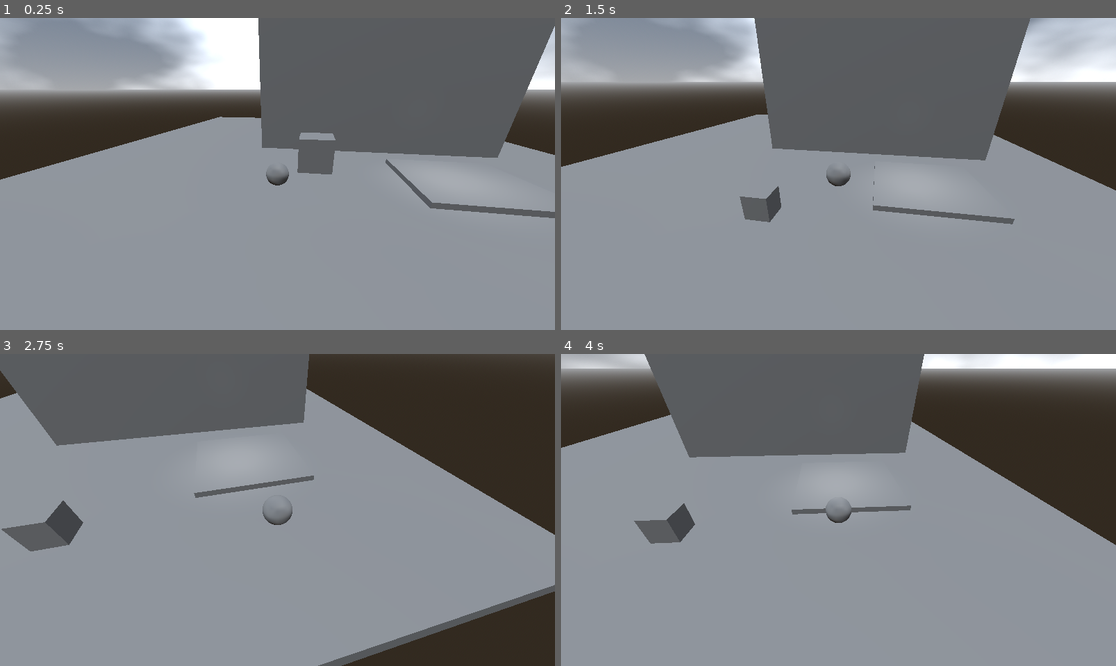
Above: before the commit, frames 1-4 (two rows, left to right).
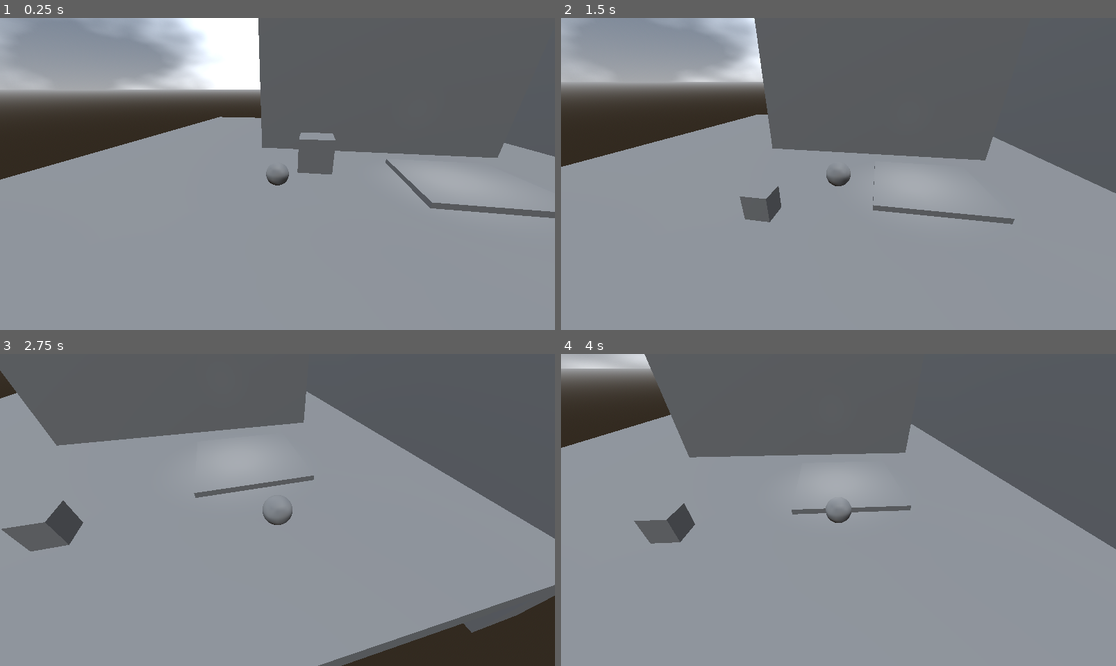
Above: after the commit, the same moments.

Repository: sjgillGit/GWJ-68
Game: Godot game, scene res://Scenes/3d_move_template.tscn
The game is run twice, just before and just after one commit, with the same random seed, the same clock (stepped at 60 frames per second) and the same inputs. The project has no main scene, so this scene is started directly.
Inputs:
- Up to frame 1 (0.25 s): no input
- Up to frame 2 (1.5 s): hold D (move_right) 0.53-1.28 s; tap Shift (move_sprint) at 0.6, 1.35 s; tap Space (move_jump) at 0.77 s; hold S (move_down) from 1.28 s (still down)
- Up to frame 3 (2.75 s): tap Space (move_jump) at 1.52 s; release S (move_down) at 2.03 s; hold D (move_right) from 2.03 s (still down); tap Shift (move_sprint) at 2.1 s
- Up to frame 4 (4 s): release D (move_right) at 2.78 s; hold W (move_up) 2.78-3.53 s; tap Shift (move_sprint) at 2.85, 3.6 s; tap Space (move_jump) at 3.02, 3.77 s; hold A (move_left) from 3.53 s (still down)

The runs differ from the first frame. In frame 1, 1.8% of the frame differs, in the area x 90-100%, y 2-45%; in frame 2, 8.7%; in frame 3, 16%, in the area x 55-100%, y 0-90%; in frame 4, 15%.

Commit message:
Player_Movement making the example scene more interesting to move around

Diff:
--- a/Scenes/3d_move_template.tscn
+++ b/Scenes/3d_move_template.tscn
@@ -3,23 +3,6 @@
 [ext_resource type="PackedScene" uid="uid://dm7ims2w6nn7q" path="res://Scenes/character_body_3d.tscn" id="1_ob18n"]
 [ext_resource type="Script" path="res://Scripts/area_enter.gd" id="3_bv0wr"]
 [ext_resource type="PackedScene" uid="uid://bp66ahbyddhoc" path="res://Scenes/camcorder.tscn" id="4_ayvgr"]
-
-[sub_resource type="Curve3D" id="Curve3D_n7ltc"]
-_data = {
-"points": PackedVector3Array(0, 0, 0, 0, 0, 0, 17.5665, 0.686344, 23.3669, 0, 0, 0, 0, 0, 0, -2.34087, -2.94781, 23.7883, 0, 0, 0, 0, 0, 0, -2.15244, 0.9037, -11.0308, 0, 0, 0, 0, 0, 0, 21.2127, 3.85957, -8.83895),
-"tilts": PackedFloat32Array(0, 0, 0, 0)
-}
-point_count = 4
-
-[sub_resource type="PhysicsMaterial" id="PhysicsMaterial_vd2fq"]
-
-[sub_resource type="BoxShape3D" id="BoxShape3D_7ysjw"]
-
-[sub_resource type="BoxMesh" id="BoxMesh_qmuuw"]
-
-[sub_resource type="BoxShape3D" id="BoxShape3D_diq5a"]
-
-[sub_resource type="BoxMesh" id="BoxMesh_ryphr"]
 
 [sub_resource type="Gradient" id="Gradient_7g7fy"]
 offsets = PackedFloat32Array(0.320755, 1)
@@ -41,7 +24,75 @@
 background_mode = 2
 sky = SubResource("Sky_j2gi8")
 
+[sub_resource type="BoxShape3D" id="BoxShape3D_diq5a"]
+
+[sub_resource type="BoxMesh" id="BoxMesh_ryphr"]
+
+[sub_resource type="Curve3D" id="Curve3D_n7ltc"]
+_data = {
+"points": PackedVector3Array(0, 0, 0, 0, 0, 0, 17.5665, 0.686344, 23.3669, 0, 0, 0, 0, 0, 0, -2.34087, -2.94781, 23.7883, 0, 0, 0, 0, 0, 0, -2.15244, 0.9037, -11.0308, 0, 0, 0, 0, 0, 0, 21.2127, 3.85957, -8.83895),
+"tilts": PackedFloat32Array(0, 0, 0, 0)
+}
+point_count = 4
+
+[sub_resource type="PhysicsMaterial" id="PhysicsMaterial_vd2fq"]
+
+[sub_resource type="BoxShape3D" id="BoxShape3D_7ysjw"]
+
+[sub_resource type="BoxMesh" id="BoxMesh_qmuuw"]
+
 [node name="Node3D" type="Node3D"]
+
+[node name="WorldEnvironment" type="WorldEnvironment" parent="."]
+environment = SubResource("Environment_0m1qe")
+
+[node name="DirectionalLight3D" type="DirectionalLight3D" parent="."]
+transform = Transform3D(1, 0, 0, 0, -4.37114e-08, 1, 0, -1, -4.37114e-08, 0, 10, 0)
+light_color = Color(0.694118, 0.694118, 0.694118, 1)
+
+[node name="Player" parent="." instance=ExtResource("1_ob18n")]
+unique_name_in_owner = true
+transform = Transform3D(1, 0, 0, 0, 1, 0, 0, 0, 1, -2.02585, 1.90735e-06, 7.7201)
+
+[node name="Floor" type="StaticBody3D" parent="."]
+transform = Transform3D(30.0075, 0, 0, 0, 1.00025, 0, 0, 0, 30.0075, 0, -1, 0)
+
+[node name="CollisionShape3D" type="CollisionShape3D" parent="Floor"]
+shape = SubResource("BoxShape3D_diq5a")
+
+[node name="MeshInstance3D" type="MeshInstance3D" parent="Floor"]
+mesh = SubResource("BoxMesh_ryphr")
+
+[node name="Floor2" type="StaticBody3D" parent="."]
+transform = Transform3D(30.0075, 0, 0, 0, 1.00025, 0, 0, 0, 30.0075, 28.9722, -1, -23.9631)
+
+[node name="CollisionShape3D" type="CollisionShape3D" parent="Floor2"]
+shape = SubResource("BoxShape3D_diq5a")
+
+[node name="MeshInstance3D" type="MeshInstance3D" parent="Floor2"]
+mesh = SubResource("BoxMesh_ryphr")
+
+[node name="Floor_Raised" type="StaticBody3D" parent="."]
+transform = Transform3D(5, 0, 0, 0, 1, 0, 0, 0, 5, 6.18554, -0.763539, 6.29513)
+
+[node name="CollisionShape3D" type="CollisionShape3D" parent="Floor_Raised"]
+shape = SubResource("BoxShape3D_diq5a")
+
+[node name="MeshInstance3D" type="MeshInstance3D" parent="Floor_Raised"]
+mesh = SubResource("BoxMesh_ryphr")
+
+[node name="OmniLight3D" type="OmniLight3D" parent="."]
+transform = Transform3D(1, 0, 0, 0, 1, 0, 0, 0, 1, 5.64794, 2.22794, 6.41504)
+light_size = 1.0
+
+[node name="Wall" type="StaticBody3D" parent="."]
+transform = Transform3D(15, 0, 0, 0, 15, 0, 0, 0, 2.88064, 3.33331, 1.33156, 0.284782)
+
+[node name="CollisionShape3D" type="CollisionShape3D" parent="Wall"]
+shape = SubResource("BoxShape3D_diq5a")
+
+[node name="MeshInstance3D" type="MeshInstance3D" parent="Wall"]
+mesh = SubResource("BoxMesh_ryphr")
 
 [node name="Path3D" type="Path3D" parent="."]
 transform = Transform3D(1, 0, 0, 0, 1, 0, 0, 0, 1, -13.5189, 0.417595, -6.10058)
@@ -52,9 +103,16 @@
 
 [node name="Camera3D" parent="Path3D/PathFollow3D" instance=ExtResource("4_ayvgr")]
 
-[node name="Player" parent="." instance=ExtResource("1_ob18n")]
-unique_name_in_owner = true
-transform = Transform3D(1, 0, 0, 0, 1, 0, 0, 0, 1, -2.02585, 1.90735e-06, 7.7201)
+[node name="Area3D" type="Area3D" parent="."]
+transform = Transform3D(1, 0, 0, 0, 1, 0, 0, 0, 1, 6.20427, 0.0255117, 6.27352)
+collision_layer = 0
+script = ExtResource("3_bv0wr")
+
+[node name="AreaEnter" type="CollisionShape3D" parent="Area3D"]
+transform = Transform3D(5, 0, 0, 0, 5, 0, 0, 0, 5, 0, 0, 0)
+shape = SubResource("BoxShape3D_diq5a")
+
+[node name="Camera3D" parent="Area3D" instance=ExtResource("4_ayvgr")]
 
 [node name="Box" type="RigidBody3D" parent="."]
 transform = Transform3D(1, 0, 0, 0, 1, 0, 0, 0, 1, -0.506295, 1.92479, 9.73521)
@@ -68,54 +126,14 @@
 [node name="MeshInstance3D" type="MeshInstance3D" parent="Box"]
 mesh = SubResource("BoxMesh_qmuuw")
 
-[node name="Floor" type="StaticBody3D" parent="."]
-transform = Transform3D(30.0075, 0, 0, 0, 1.00025, 0, 0, 0, 30.0075, 0, -1, 0)
+[node name="Wall2" type="StaticBody3D" parent="."]
+transform = Transform3D(-0.305304, 0, 2.8804, 0, 15, 0, -23.8959, 0, -0.0368014, 16.1052, 1.37329, 2.90536)
 
-[node name="CollisionShape3D" type="CollisionShape3D" parent="Floor"]
+[node name="CollisionShape3D" type="CollisionShape3D" parent="Wall2"]
 shape = SubResource("BoxShape3D_diq5a")
 
-[node name="MeshInstance3D" type="MeshInstance3D" parent="Floor"]
+[node name="MeshInstance3D" type="MeshInstance3D" parent="Wall2"]
 mesh = SubResource("BoxMesh_ryphr")
-
-[node name="Wall" type="StaticBody3D" parent="."]
-transform = Transform3D(15, 0, 0, 0, 15, 0, 0, 0, 2.88064, 3.33331, 1.33156, 0.284782)
-
-[node name="CollisionShape3D" type="CollisionShape3D" parent="Wall"]
-shape = SubResource("BoxShape3D_diq5a")
-
-[node name="MeshInstance3D" type="MeshInstance3D" parent="Wall"]
-mesh = SubResource("BoxMesh_ryphr")
-
-[node name="OmniLight3D" type="OmniLight3D" parent="."]
-transform = Transform3D(1, 0, 0, 0, 1, 0, 0, 0, 1, 5.64794, 2.22794, 6.41504)
-light_size = 1.0
-
-[node name="DirectionalLight3D" type="DirectionalLight3D" parent="."]
-transform = Transform3D(1, 0, 0, 0, -4.37114e-08, 1, 0, -1, -4.37114e-08, 0, 10, 0)
-light_color = Color(0.694118, 0.694118, 0.694118, 1)
-
-[node name="WorldEnvironment" type="WorldEnvironment" parent="."]
-environment = SubResource("Environment_0m1qe")
-
-[node name="Floor_Raised" type="StaticBody3D" parent="."]
-transform = Transform3D(5, 0, 0, 0, 1, 0, 0, 0, 5, 6.18554, -0.763539, 6.29513)
-
-[node name="CollisionShape3D" type="CollisionShape3D" parent="Floor_Raised"]
-shape = SubResource("BoxShape3D_diq5a")
-
-[node name="MeshInstance3D" type="MeshInstance3D" parent="Floor_Raised"]
-mesh = SubResource("BoxMesh_ryphr")
-
-[node name="Area3D" type="Area3D" parent="."]
-transform = Transform3D(1, 0, 0, 0, 1, 0, 0, 0, 1, 6.20427, 0.0255117, 6.27352)
-collision_layer = 0
-script = ExtResource("3_bv0wr")
-
-[node name="AreaEnter" type="CollisionShape3D" parent="Area3D"]
-transform = Transform3D(5, 0, 0, 0, 5, 0, 0, 0, 5, 0, 0, 0)
-shape = SubResource("BoxShape3D_diq5a")
-
-[node name="Camera3D" parent="Area3D" instance=ExtResource("4_ayvgr")]
 
 [connection signal="body_entered" from="Area3D" to="Area3D" method="_on_body_entered"]
 [connection signal="body_exited" from="Area3D" to="Area3D" method="_on_body_exited"]
